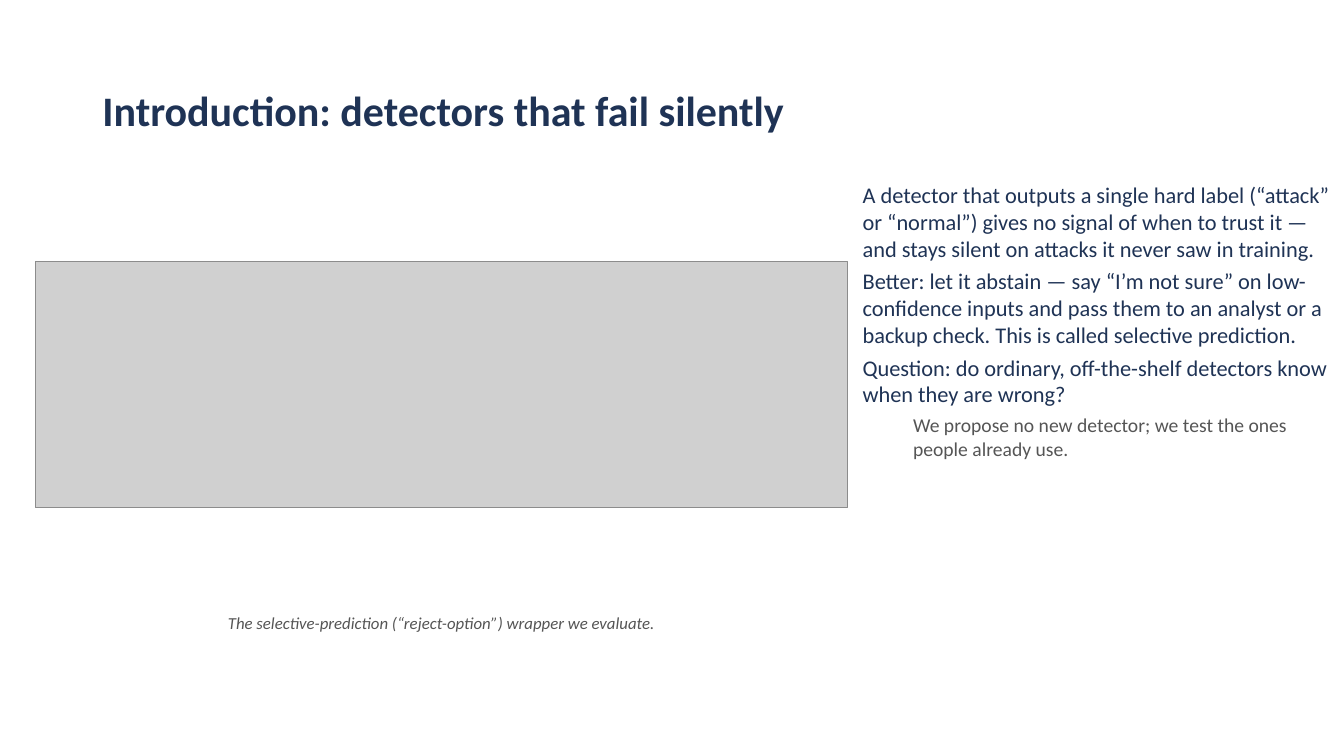
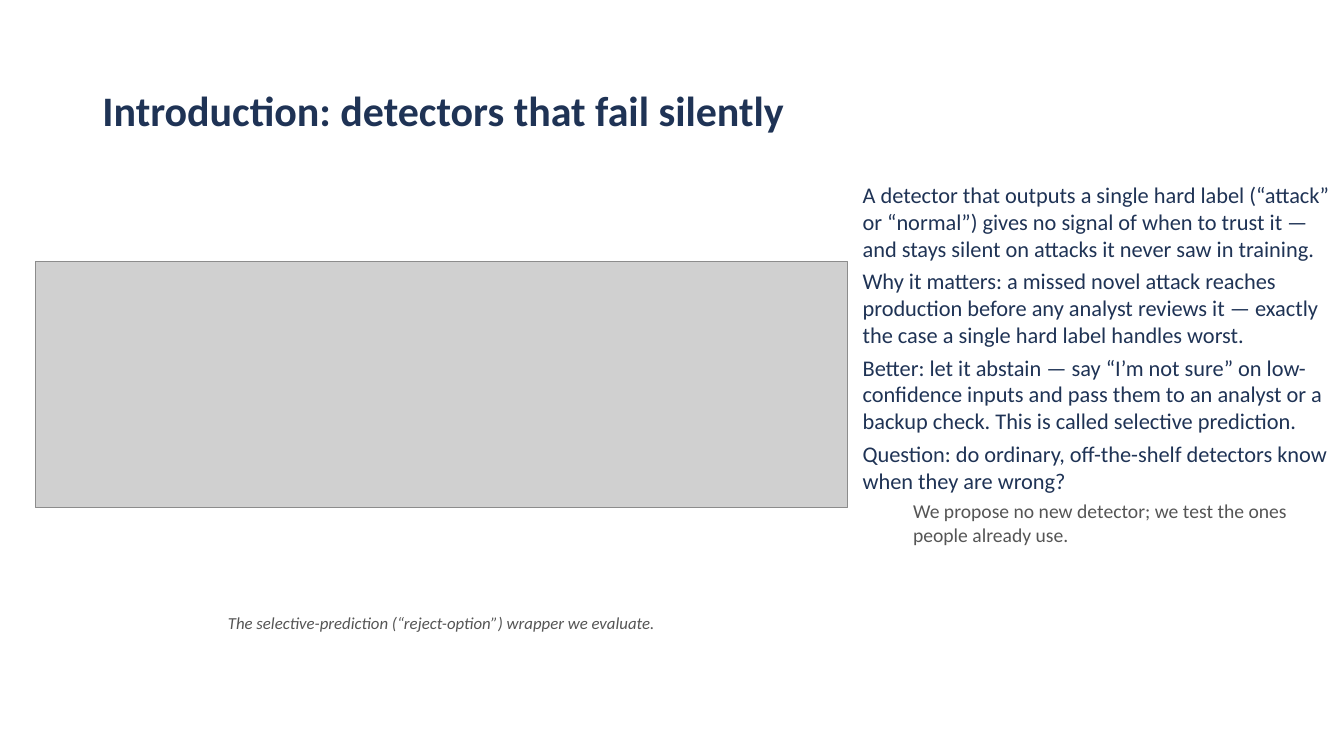
Before and after one commit to aiparallel0/chaoscrypt, a slide deck: slide 2 of papers/paper2-ids-selective/presentation.pptx. Drawn at 1344x756 pixels with LibreOffice and Linux fonts; fonts in the diff are those of the drawing; grey boxes stand for pictures; background and template pictures are left out. Boxes give left, top, right and bottom in pixels: in the first picture for what was removed or moved away, otherwise in the second. Text is boxed around its words. In the diff, an @@ line names an element or a change of style, - is before the commit and + after.

```diff
--- a/papers/paper2-ids-selective/presentation.pptx
+++ b/papers/paper2-ids-selective/presentation.pptx
@@ text at (863, 273, 1318, 347): paragraph added @@
+Why it matters: a missed novel attack reaches production before any analyst reviews it — exactly the case a single hard label handles worst.
```
Also in this commit, not shown: 2 other files.
